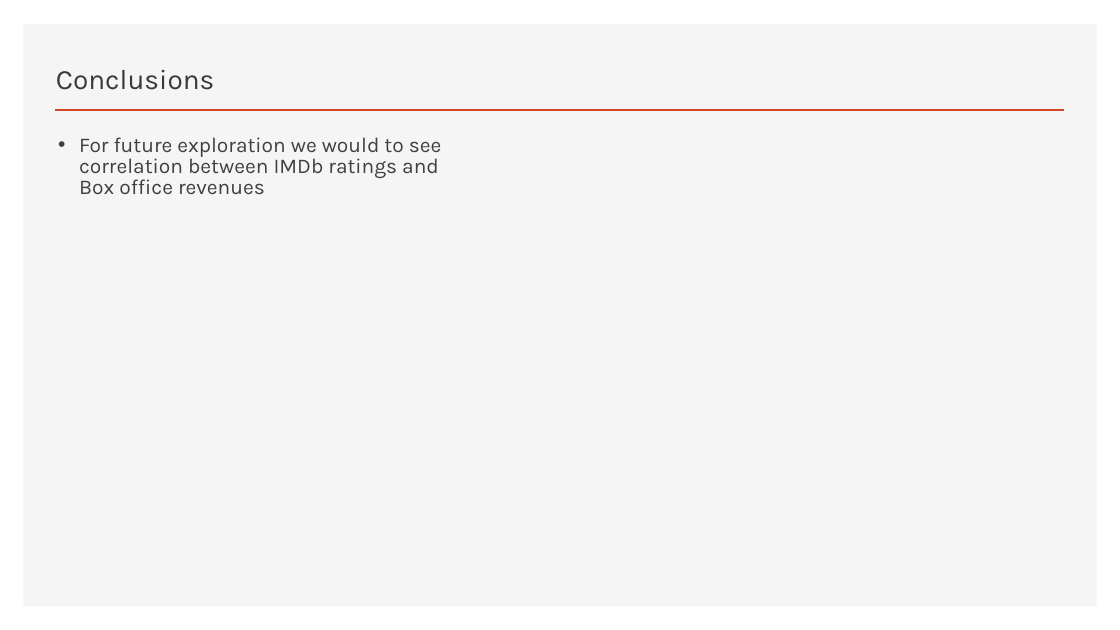
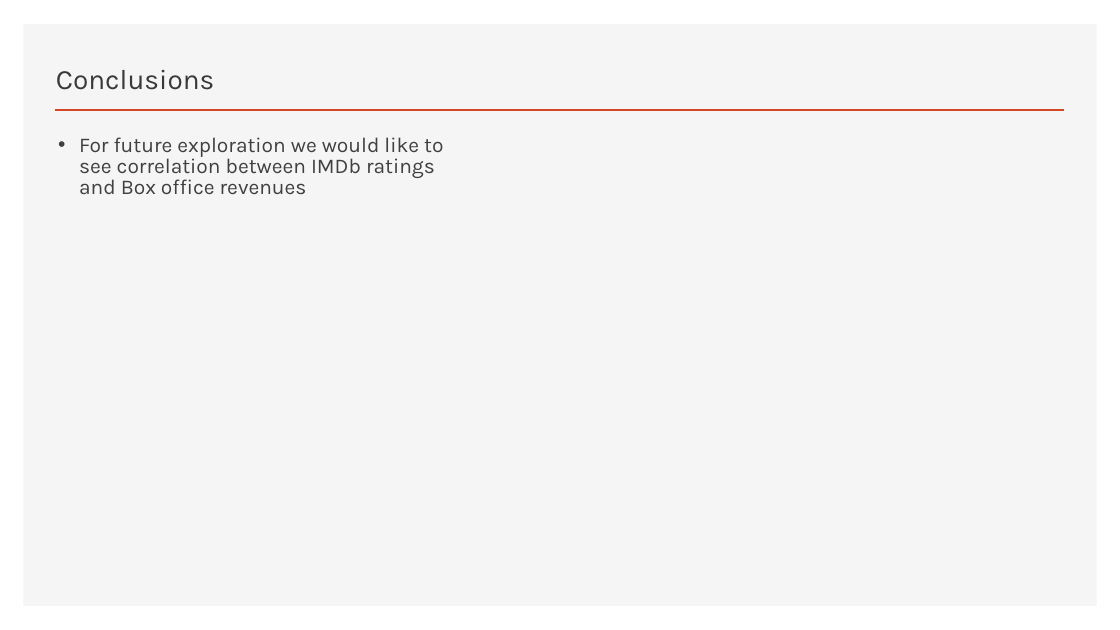
Before and after one commit to bethanylindberg/MoviesDashboard, a slide deck: slide 8 of Welcome to Stars.pptx (slide 7 before the commit). Drawn at 1120x630 pixels with LibreOffice and Linux fonts; fonts in the diff are those of the drawing. Boxes give left, top, right and bottom in pixels: in the first picture for what was removed or moved away, otherwise in the second. Text is boxed around its words. In the diff, an @@ line names an element or a change of style, - is before the commit and + after.

```diff
--- a/Welcome to Stars.pptx
+++ b/Welcome to Stars.pptx
@@ text at (x1=79, y1=137, x2=443, y2=194): text changed @@
-• For future exploration we would to see correlation between IMDb ratings and Box office revenues
+• For future exploration we would like to see correlation between IMDb ratings and Box office revenues
```
Also in this commit, not shown: 1 slide added.
